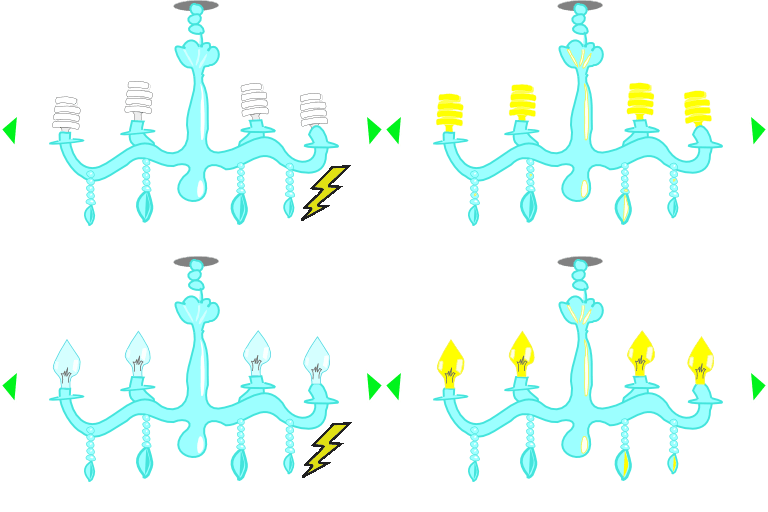
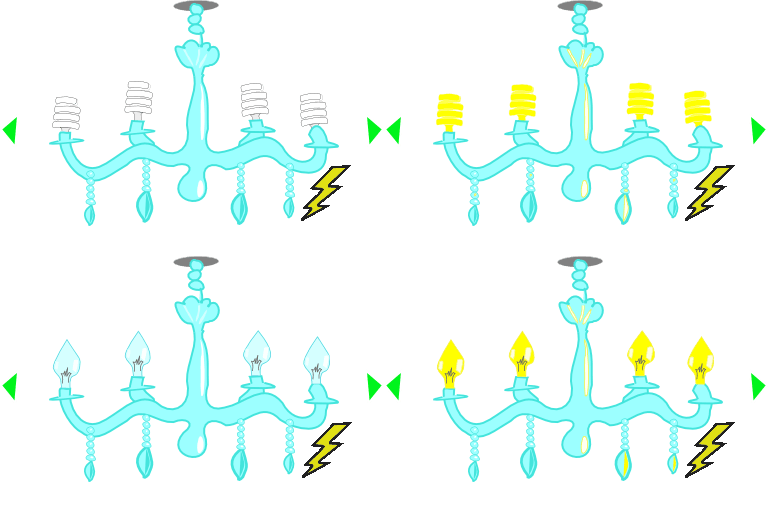
Layer changes from the first 768×512 image to the second:
painted on "bombillo_e2.png" over [685,165,735,478]
